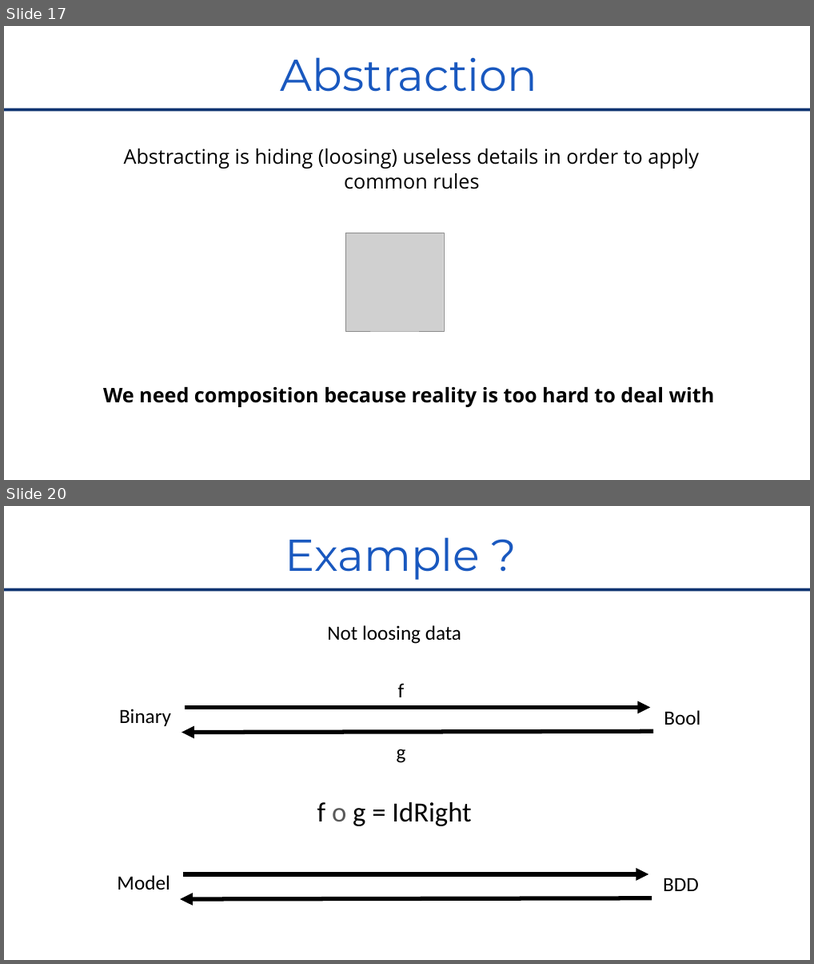
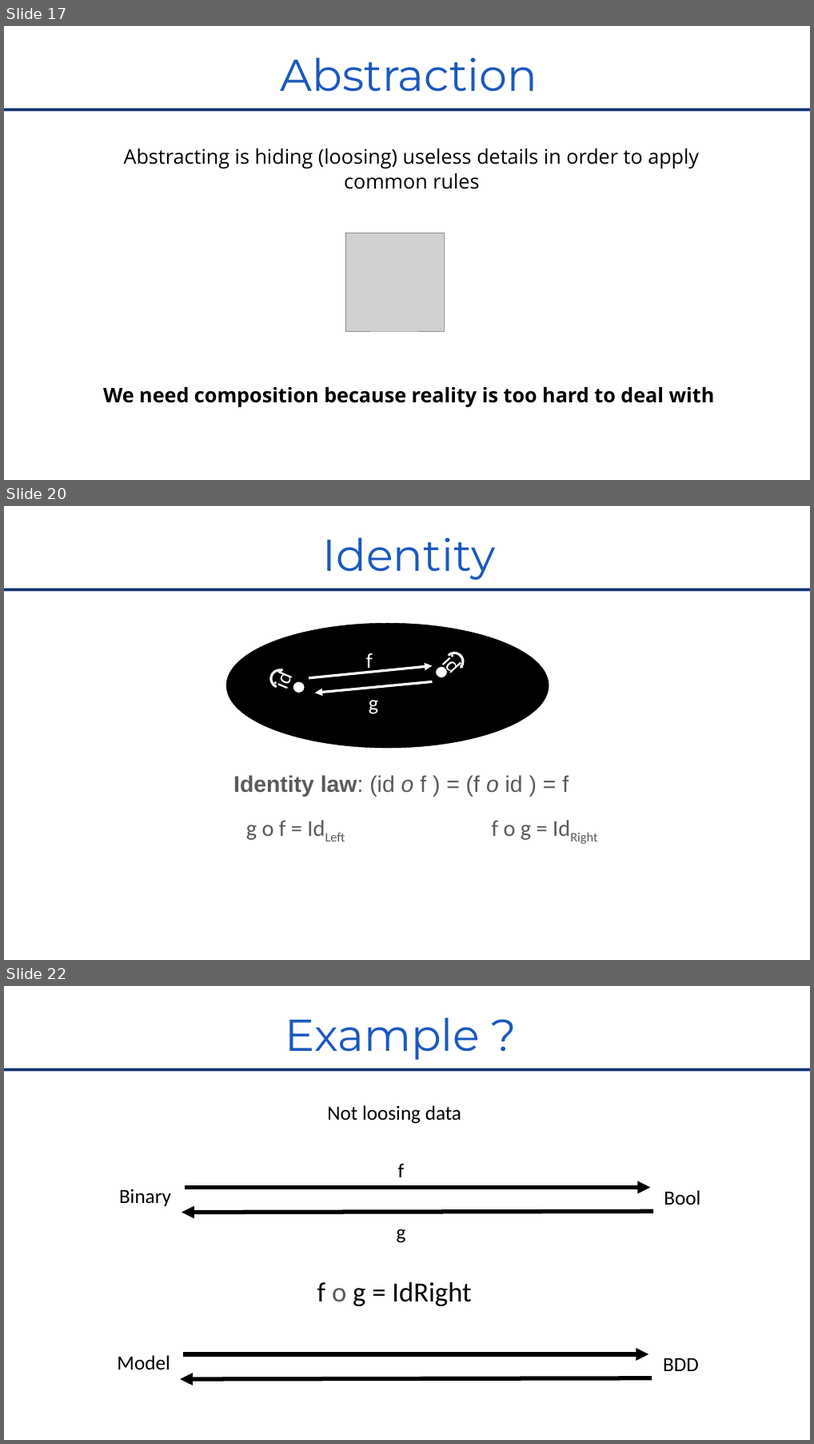
Before and after one commit to RomainTrm/CategoryTheoryYouAlreadyKnowIt, a slide deck: CategoryTheoryUniveristy_Devoxx_FR_2022.pptx. Shown one above the other, each under a label of ours: slides 17 and 20 before the commit, slides 17, 20 and 22 after it; the slides between them are not shown. The pictures are 814x964 and 814x1444 pixels, drawn with LibreOffice and Linux fonts; fonts in the diff are those of the drawing; grey boxes stand for pictures; background and template pictures are left out. Boxes give left, top, right and bottom in pixels: in the first picture for what was removed or moved away, otherwise in the second. Text is boxed around its words. In the diff, an @@ line names an element or a change of style, - is before the commit and + after.

```diff
--- a/CategoryTheoryUniveristy_Devoxx_FR_2022.pptx
+++ b/CategoryTheoryUniveristy_Devoxx_FR_2022.pptx
@@ slide 20 added at box(4, 506, 810, 960), background #FFFFFF; not listed: 1 template element that a slide beside it also shows @@
@@ title added at box(323, 537, 496, 580), 106 pt, text #1958BF @@
+Identity
@@ ellipse added at box(226, 623, 549, 748), fill #000000, outline #000000 0.74 pt @@
@@ freeform shape added at box(438, 645, 471, 679), fill #FFFFFF, outline #000000 0.74 pt, 50 pt, text #FFFFFF @@
+id
@@ freeform shape added at box(265, 663, 296, 695), fill #FFFFFF, outline #000000 0.74 pt, 50 pt, text #FFFFFF @@
+id
@@ arrow added from (309, 678) to (433, 666), #FFFFFF 6 pt @@
@@ text added at box(366, 653, 373, 672), 50 pt, text #FFFFFF @@
+f
@@ ellipse added at box(436, 667, 447, 678), fill #FFFFFF, outline #000000 0.74 pt @@
@@ ellipse added at box(293, 682, 305, 693), fill #FFFFFF, outline #000000 0.74 pt @@
@@ arrow added from (433, 682) to (315, 692), #FFFFFF 6 pt @@
@@ text added at box(369, 700, 378, 714), 50 pt, text #FFFFFF @@
+g
@@ text added at box(234, 775, 569, 796), 54 pt, text #595959 @@
+Identity law: (id o f ) = (f o id ) = f
@@ text added at box(246, 820, 286, 840), 54 pt, text #595959 @@
+g o f = IdLeft
@@ text added at box(492, 820, 531, 840), 54 pt, text #595959 @@
+f o g = IdRight
@@ page number added at box(402, 936, 413, 952), 22 pt, text #FFFFFF @@
+20
@@ what was slide 20 is now slide 22 @@
```
Also in this commit, not shown: 11 slides changed, 4 other slides added.
